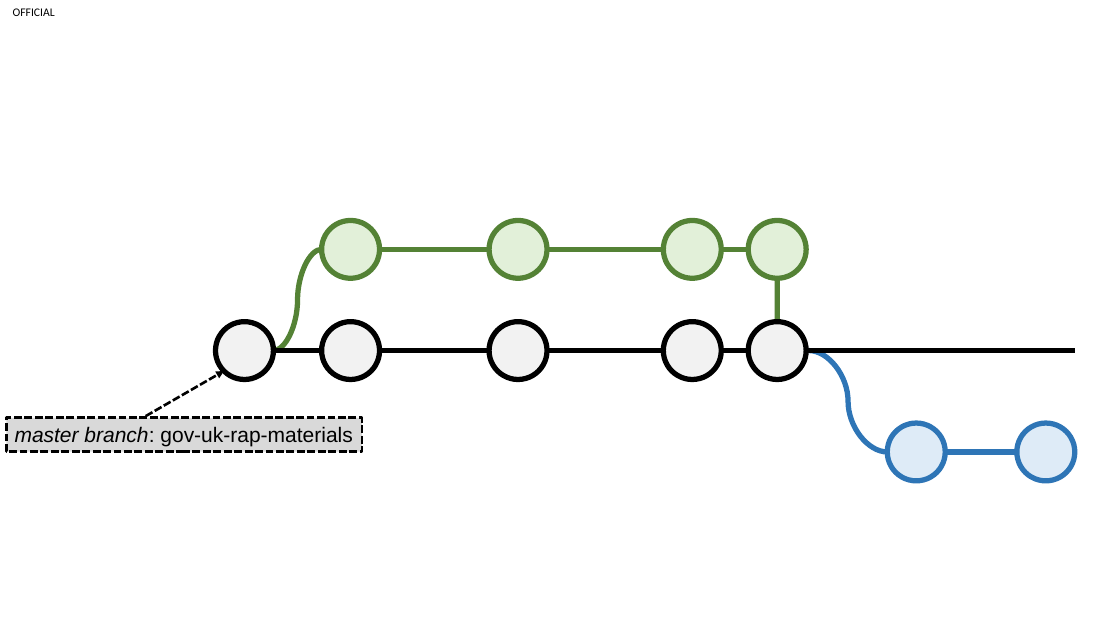
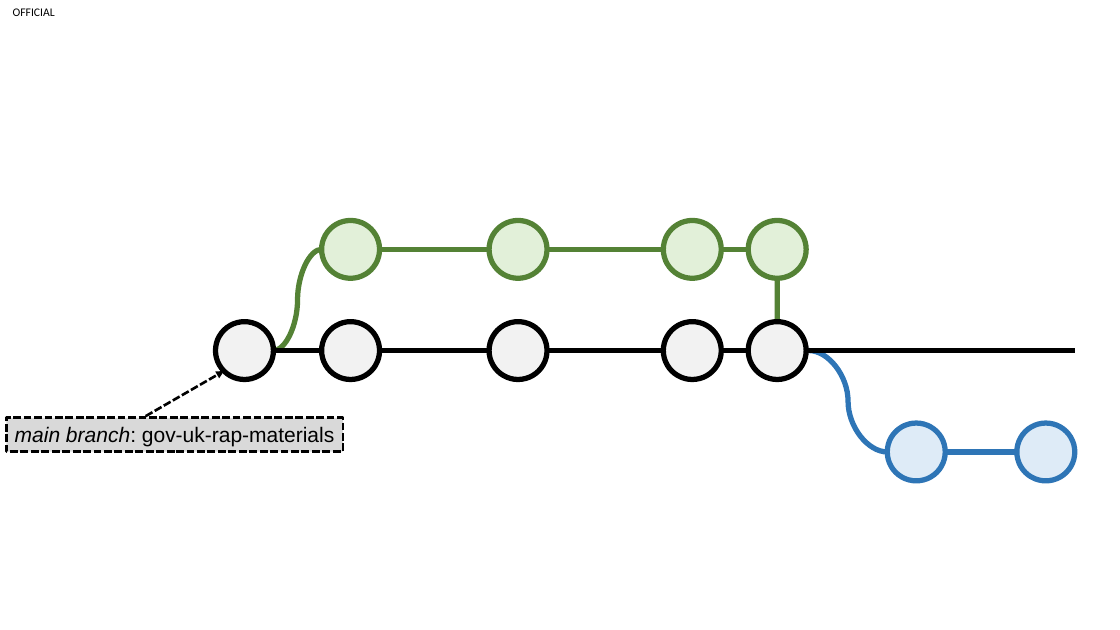
Before and after one commit to datasciencecampus/gov-uk-rap-materials, a slide deck: slide 2 of images/WorkingWithGit/PerfectGitWorking.pptx. Drawn at 1120x630 pixels with LibreOffice and Linux fonts; fonts in the diff are those of the drawing. Boxes give left, top, right and bottom in pixels: in the first picture for what was removed or moved away, otherwise in the second. Text is boxed around its words. In the diff, an @@ line names an element or a change of style, - is before the commit and + after.

```diff
--- a/images/WorkingWithGit/PerfectGitWorking.pptx
+++ b/images/WorkingWithGit/PerfectGitWorking.pptx
@@ rectangle "main branch: gov-uk-rap-materials": place and size @@
-rectangle "main branch: gov-uk-rap-materials" at (7,418,362,451)
+rectangle "main branch: gov-uk-rap-materials" at (7,418,344,451)
@@ text in rectangle at (15,426,334,447): text changed @@
-master branch: gov-uk-rap-materials
+main branch: gov-uk-rap-materials
```
Also in this commit, not shown: 3 other slides changed, 6 other files.
